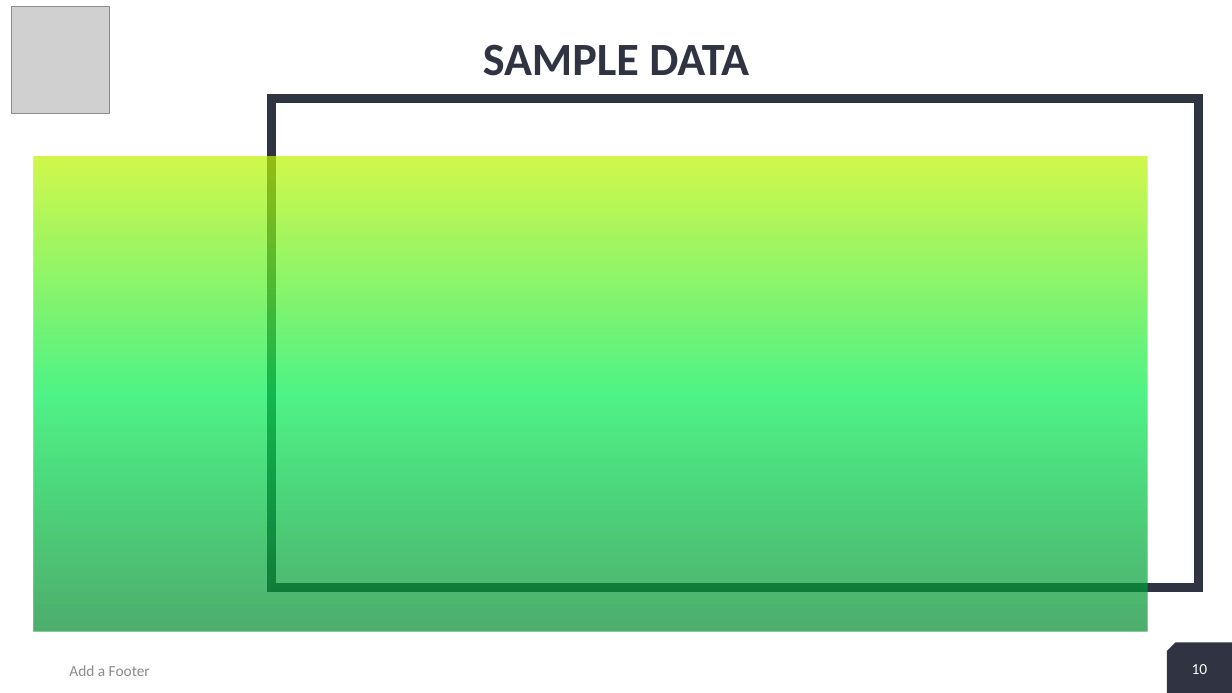
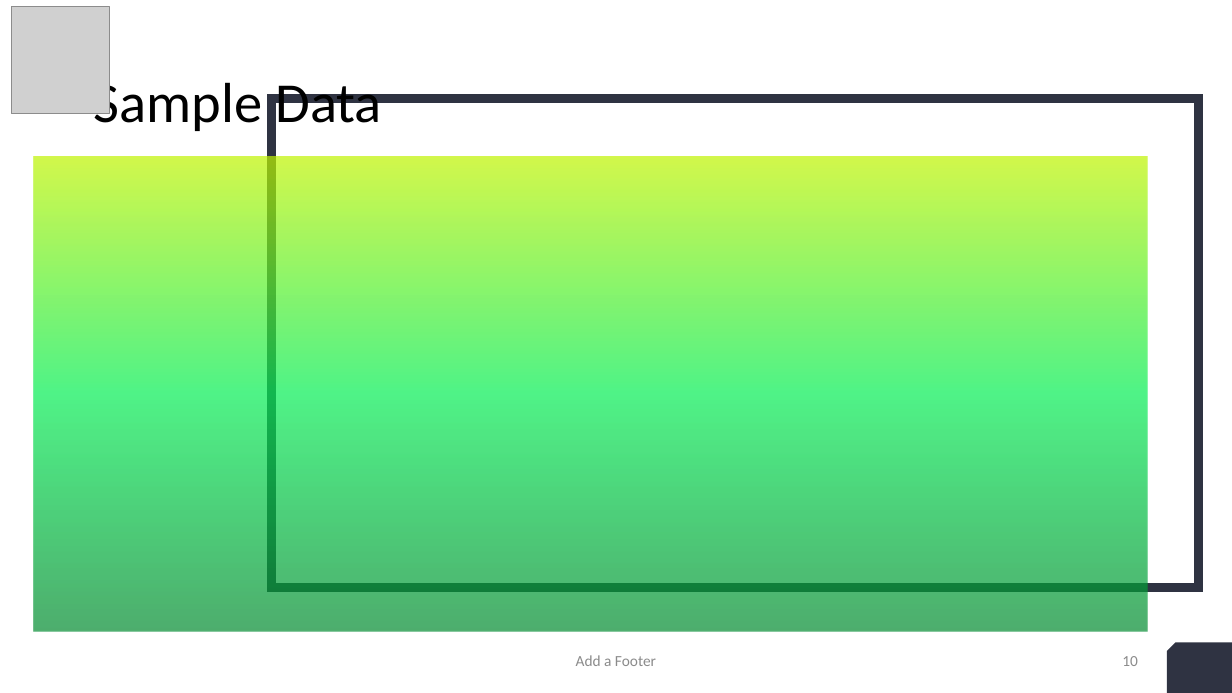
Before and after one commit to Kgross2/portfolio_suitability_application, a slide deck: slide 10 of admin/Portfolio_suitability_ presentationMon draft.pptx. Drawn at 1232x693 pixels with LibreOffice and Linux fonts; fonts in the diff are those of the drawing; grey boxes stand for pictures. Boxes give left, top, right and bottom in pixels: in the first picture for what was removed or moved away, otherwise in the second. Text is boxed around its words. In the diff, an @@ line names an element or a change of style, - is before the commit and + after.

```diff
--- a/admin/Portfolio_suitability_ presentationMon draft.pptx
+++ b/admin/Portfolio_suitability_ presentationMon draft.pptx
@@ title at <box>94,74,382,135</box>: text changed; size 36 to 44 pt; text colour #2F3342 to #000000; bold off @@
-SAMPLE DATA
+Sample Data
@@ text "Add a Footer": place and size @@
-text "Add a Footer" at <box>69,665,150,676</box>
+text "Add a Footer" at <box>576,655,656,666</box>
@@ text "Add a Footer" at <box>576,655,656,666</box>: alignment left to centre @@
@@ page number: place and size @@
-page number at <box>1187,665,1203,674</box>
+page number at <box>1122,656,1138,666</box>
@@ page number at <box>1122,656,1138,666</box>: text colour #FFFFFF to #8C8C8C; alignment centre to right @@
@@ page number removed at <box>1192,664,1208,674</box> @@
-10
```
Also in this commit, not shown: 21 other slides changed, 19 other files.
